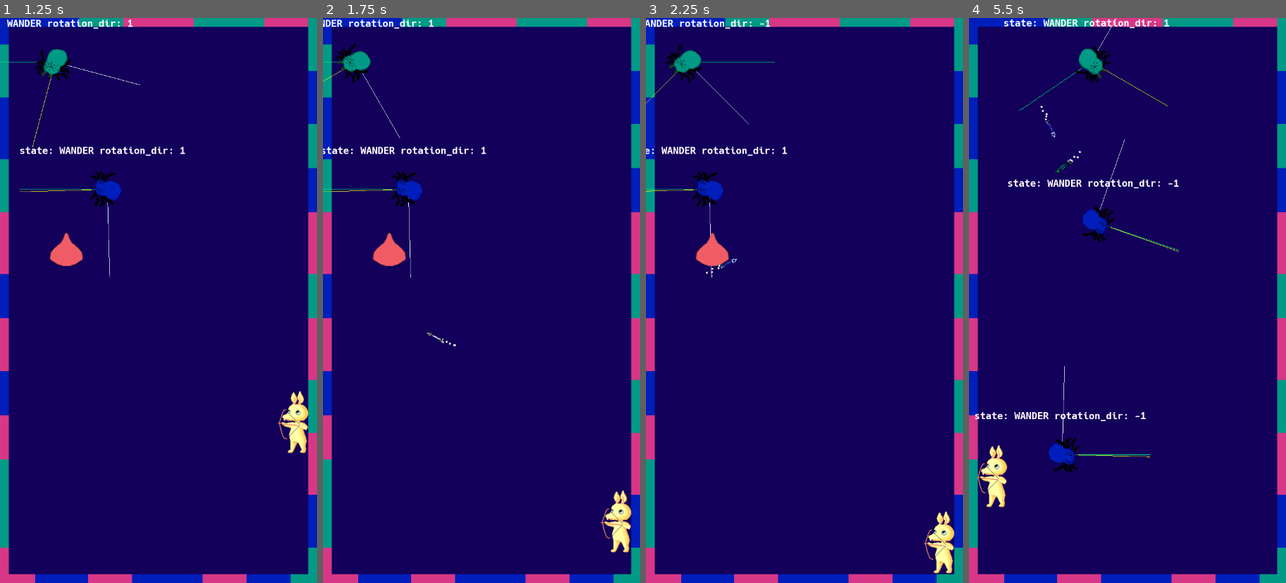
Above: before the commit, frames 1-4 (left to right).
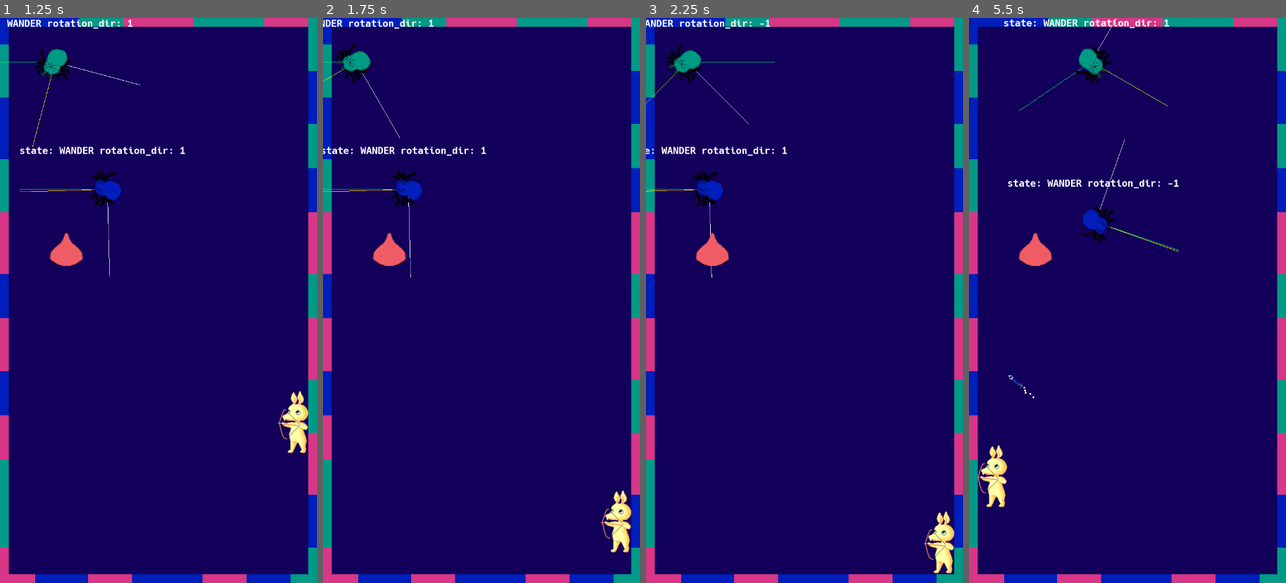
Above: after the commit, the same moments.

Repository: algch/BounceBunny
Game: Godot game, scene res://main.tscn
The game is run twice, just before and just after one commit, with the same random seed, the same clock (stepped at 60 frames per second) and the same inputs.
Inputs (mouse positions are in pixels of both pictures, inside the frame that each line leads up to):
- Up to frame 1 (1.25 s): move the mouse to (228, 272) at 0.52 s; press the mouse at (228, 272) at 0.53 s; hold Right (ui_right) from 0.53 s (still down)
- Up to frame 2 (1.75 s): move the mouse to (418, 328) at 1.27 s; release Right (ui_right) at 1.28 s; release the mouse at (418, 328) at 1.28 s; hold Down (ui_down) from 1.28 s (still down); click (418, 328) at 1.35 s
- Up to frame 3 (2.25 s): move the mouse to (836, 176) at 2.02 s; release Down (ui_down) at 2.03 s; press the mouse at (836, 176) at 2.03 s; hold Right (ui_right) from 2.03 s (still down)
- Up to frame 4 (5.5 s): move the mouse to (1111, 413) at 2.77 s; release Right (ui_right) at 2.78 s; release the mouse at (1111, 413) at 2.78 s; hold Up (ui_up) 2.78-3.53 s; click (1111, 413) at 2.85 s; move the mouse to (1222, 385) at 3.52 s; press the mouse at (1222, 385) at 3.53 s; hold Left (ui_left) 3.53-5.03 s; move the mouse to (1032, 215) at 4.27 s; release the mouse at (1032, 215) at 4.28 s; click (1032, 215) at 4.35 s; move the mouse to (1143, 300) at 5.02 s; press the mouse at (1143, 300) at 5.03 s; hold Down (ui_down) from 5.03 s (still down)

Frame 1 is identical in both runs. In frame 2, less than 0.1% of the frame differs, in the area x 32-42%, y 55-59%; in frame 3, less than 0.1%; in frame 4, 1.3%, in the area x 1-58%, y 15-81%.

Commit message:
changed shoot mechanic

Diff:
--- a/player/player.gd
+++ b/player/player.gd
@@ -8,8 +8,8 @@
 var WEAPON_RADIUS = 113
 var motion_dir = Vector2(0, 0)
 onready var projectile_class = preload('res://weapons/projectile.tscn')
-var charge_timer = Timer.new()
 var CHARGE_WAIT_TIME = 1.0
+var MAX_SHOOT_LENGTH = 200
 onready var items = {
 	globals.ITEM_TYPES.SUPPORT: 0,
 	globals.ITEM_TYPES.BOOST: 0,
@@ -21,13 +21,13 @@
 	charging
 }
 var current_state = STATE.idle
+var shoot_point_start = null
 
 var health = 10.0
 
 
 func _ready():
-	charge_timer.connect('timeout', self, '_on_charge_timer_timeout')
-	add_child(charge_timer)
+	pass
 
 func addItem(item):
 	items[item.TYPE] += 1
@@ -42,9 +42,8 @@
 	move_and_slide(motion)
 
 
-func attack(power):
+func attack(power, direction):
 	var projectile = projectile_class.instance()
-	var direction = (get_global_mouse_position() - position).normalized()
 	var offset = direction * WEAPON_RADIUS
 
 	projectile.position = position + offset
@@ -66,24 +65,37 @@
 	motion_dir =  Vector2(X, Y)
 
 	if Input.is_action_pressed('touch') and current_state != STATE.charging:
-		charge_timer.set_wait_time(CHARGE_WAIT_TIME)
-		charge_timer.start()
 		current_state = STATE.charging
+		shoot_point_start = get_global_mouse_position()
+
 
 	if Input.is_action_just_released('touch') and current_state == STATE.charging:
-		var partial_power = (CHARGE_WAIT_TIME - charge_timer.get_time_left())/CHARGE_WAIT_TIME
+		var shoot_length = (get_global_mouse_position() - shoot_point_start).length()
+		shoot_length = shoot_length if shoot_length <= MAX_SHOOT_LENGTH else MAX_SHOOT_LENGTH
+		var partial_power = shoot_length/MAX_SHOOT_LENGTH
 		var power = 0.25 + 0.75 * partial_power
 
 		current_state = STATE.idle
-		charge_timer.stop()
 		if power >= 0.5:
-			attack(power)
+			var direction = (shoot_point_start - get_global_mouse_position()).normalized()
+			attack(power, direction)
 
 
-func _on_charge_timer_timeout():
-	charge_timer.stop()
-	print('READY')
+func _draw():
+	if current_state != STATE.charging:
+		return
+	draw_circle(
+		shoot_point_start - position,
+		(get_global_mouse_position() - shoot_point_start).length(),
+		Color(1, 1, 1, 0.5)
+	)
+	var color = Color(1, 1, 1) if (get_global_mouse_position() - shoot_point_start).length() < MAX_SHOOT_LENGTH else Color(1, 0, 0)
+	draw_line(Vector2(0, 0), shoot_point_start - get_global_mouse_position(), color)
 
+
+
+func _process(delta):
+	update()
 
 func _physics_process(delta):
 	pollInput()
